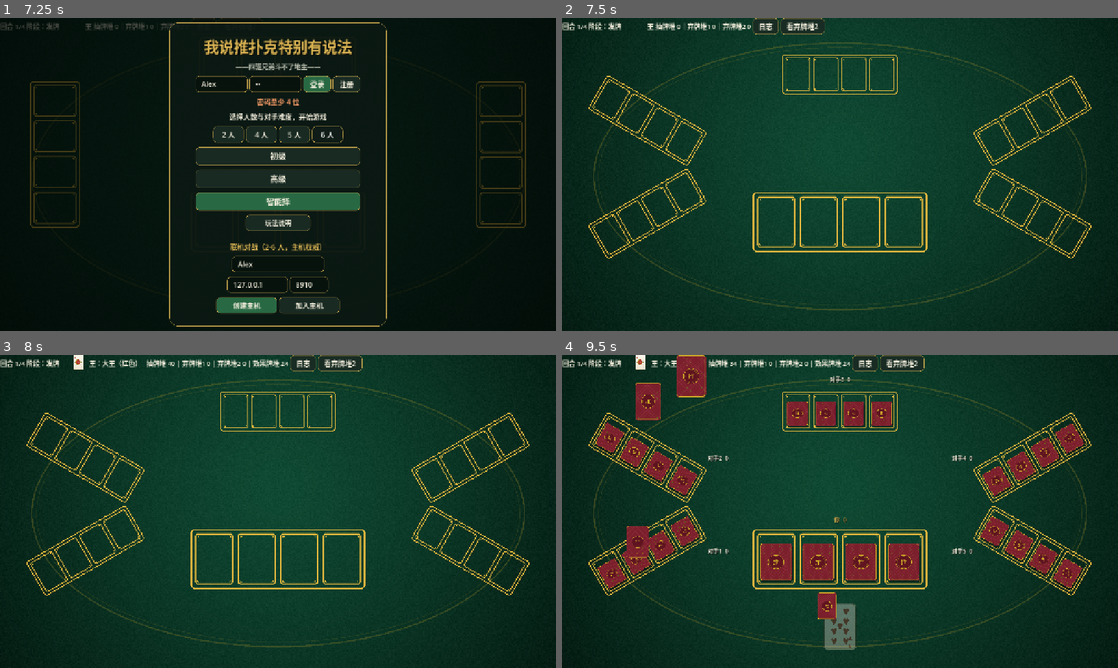
Above: before the commit, frames 1-4 (two rows, left to right).
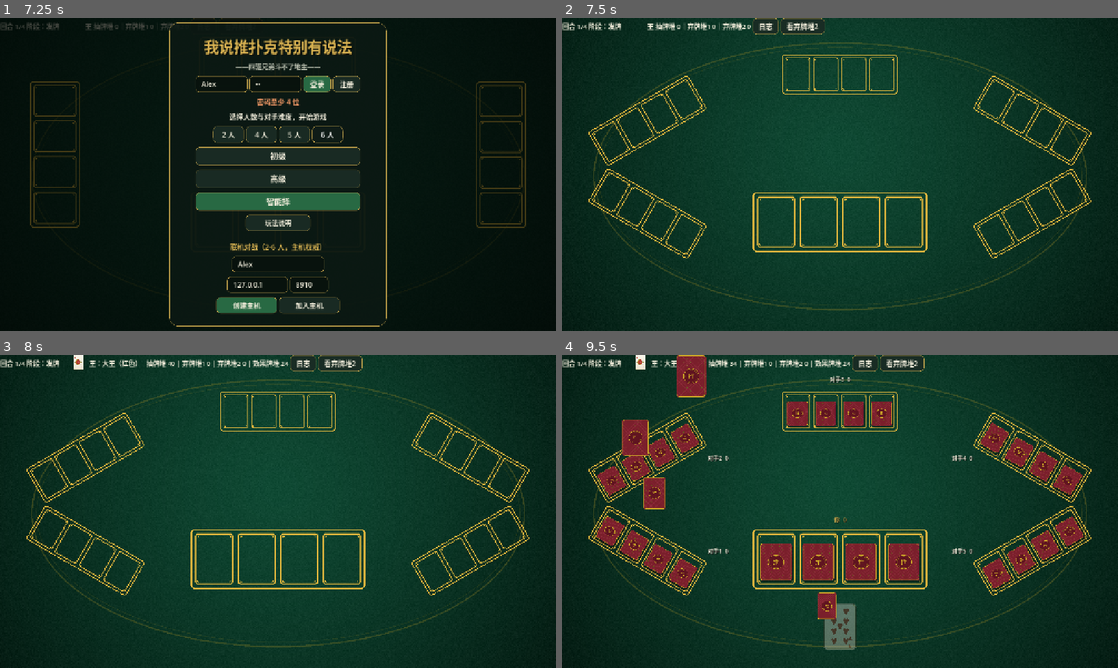
Above: after the commit, the same moments.

Repository: Aeroblaze112/poker-pusher-core
Game: Godot game, scene res://scenes/demo.tscn
Same seed, same stepped clock (60 frames per second), same inputs: the game is played once before the commit and once after it.
Inputs (mouse positions are in pixels of both pictures, inside the frame that each line leads up to):
- Up to frame 1 (7.25 s): click (222, 83) at 0.52 s; type "Alex" at 0.6 s; click (278, 83) at 0.75 s; type "12" at 0.83 s; click (278, 265) at 0.98 s; type "Alex" at 1.07 s; click "日志" at 1.25 s; click "看弃牌堆2" at 2 s; click "登录" at 2.75 s; click "注册" at 3.5 s; click "2 人" at 4.25 s; click "4 人" at 5 s; click "5 人" at 5.75 s; click "6 人" at 6.5 s
- Up to frame 2 (7.5 s): click "初级" at 7.25 s
- Up to frame 3 (8 s): no input
- Up to frame 4 (9.5 s): click "日志" at 8 s; click "关闭" at 8.75 s

Frame 1 is identical in both runs. In frame 2, 3.6% of the frame differs, in the area x 4-96%, y 18-77%; in frame 3, 3.6%; in frame 4, 12%, in the area x 4-96%, y 8-77%.

Commit message:
fix(ui): flip tilted seats in six-player layout; refuse 3-seat net games

Diff:
--- a/scripts/demo_game.gd
+++ b/scripts/demo_game.gd
@@ -613,6 +613,10 @@
 	if net.seat_peers.is_empty():  # 首局：按大厅报到顺序固定名册；重开沿用旧名册
 		net.seat_peers = net.lobby_peers.duplicate()
 		net.seat_names = net.lobby_names.duplicate()
+	if not (net.seat_names.size() in PLAYER_COUNTS):
+		ui.set_lobby_status("当前 %d 人，只支持 2 / 4 / 5 / 6 人开局" % net.seat_names.size())
+		_tlog("BEGIN refused players=%d" % net.seat_names.size())
+		return
 	player_count = net.seat_names.size()
 	_net_started = true
 	_tlog("BEGIN players=%d names=%s" % [player_count, str(net.seat_names)])
--- a/scripts/ui/game_ui.gd
+++ b/scripts/ui/game_ui.gd
@@ -337,13 +337,14 @@
 
 
 ## 6 人：六边形，自己在底边中点，五个对手占另外五个角
+## 六条边的走向：左下 "\"、左上 "/"、上 "—"、右上 "\"、右下 "/"（正角度在屏幕上是顺时针）
 func _seats_for_six() -> Array:
 	return [
-		[Vector2(197, 408), -PI / 6.0, 0.66],
-		[Vector2(197, 194), PI / 6.0, 0.66],
+		[Vector2(197, 408), PI / 6.0, 0.66],
+		[Vector2(197, 194), -PI / 6.0, 0.66],
 		[Vector2(640, 88), 0.0, 0.66],
-		[Vector2(1083, 194), -PI / 6.0, 0.66],
-		[Vector2(1083, 408), PI / 6.0, 0.66],
+		[Vector2(1083, 194), PI / 6.0, 0.66],
+		[Vector2(1083, 408), -PI / 6.0, 0.66],
 	]
 
 
